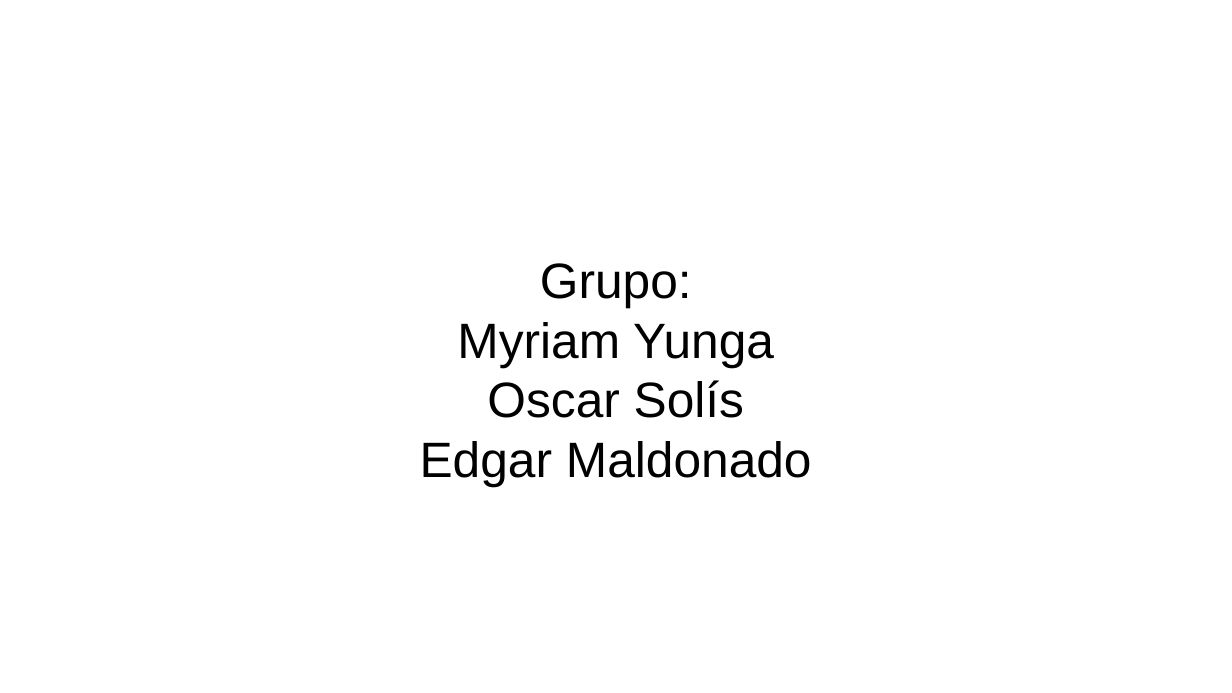
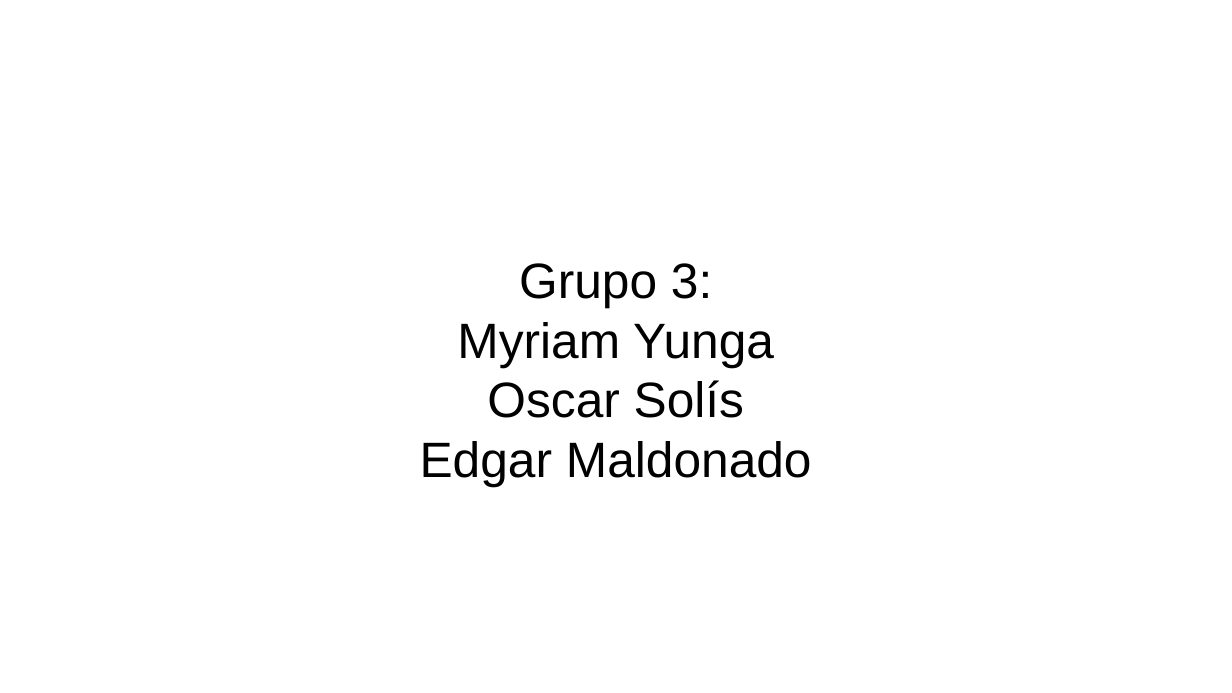
Before and after one commit to msigxix/Taller3Tecweb, a slide deck: slide 1 of TallerGrupoMYungaOsolisEmaldonado.pptx. Drawn at 1232x693 pixels with LibreOffice and Linux fonts; fonts in the diff are those of the drawing; background and template pictures are left out. Boxes give left, top, right and bottom in pixels: in the first picture for what was removed or moved away, otherwise in the second. Text is boxed around its words. In the diff, an @@ line names an element or a change of style, - is before the commit and + after.

```diff
--- a/TallerGrupoMYungaOsolisEmaldonado.pptx
+++ b/TallerGrupoMYungaOsolisEmaldonado.pptx
@@ text at (x1=519, y1=263, x2=712, y2=308): text changed @@
-Grupo:
+Grupo 3:
```
Also in this commit, not shown: 1 other slide changed, 4 slides added, 1 other file.
